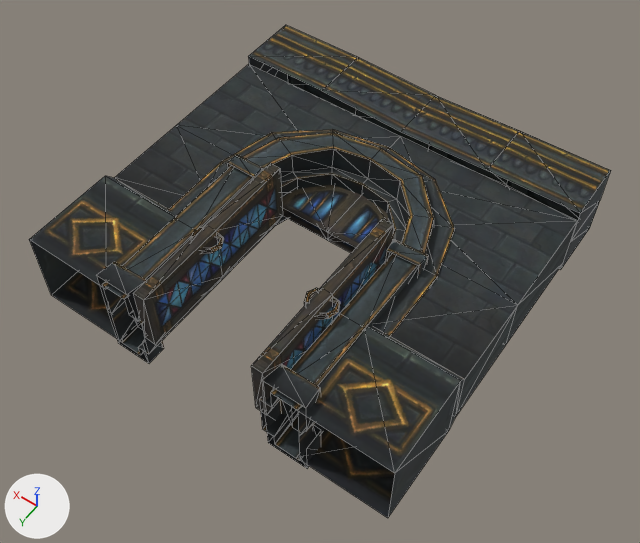
The OBJ model sceneobjs/tanxian_fuben_257/tanxian_fuben_257_men01_03.obj as it was, and as the next commit left it.
Rendered twice from a camera (50 mm lens) standing at (-240.0, 202.0, 495.0) and looking at (-8.0, -122.0, -14.0). Arrows for +X, +Y and +Z are at lower left; the lights stay in place. Mesh edges are drawn as thin lines. Where no turn or scale is listed for an object, it has been applied to the vertices. Vertices at the same position are counted once.

The first picture shows 'tanxian_fuben_257_men01_03'.
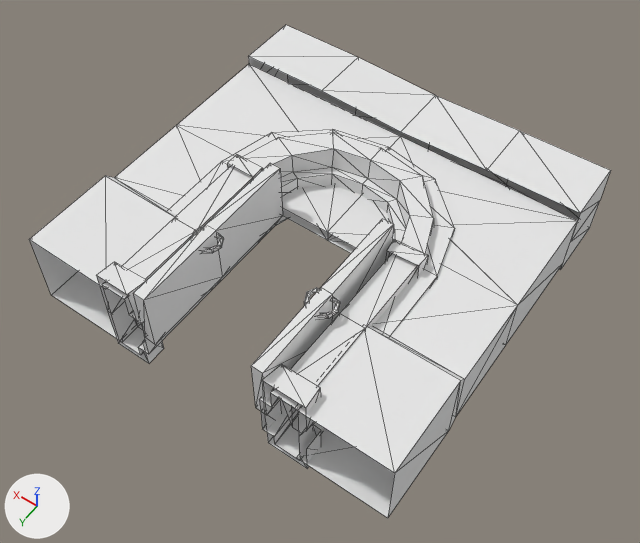
The change, as JSON lines over the scene's bpy script:
```json
{"op": "add", "block": "mat_material_3_1", "code": ["mat_material_3_1 = principled_material('material_3')", "mat_material_3_1.base_color = (0.8, 0.8, 0.8)  # white #e7e7e7", "mat_material_3_1.roughness = 1.0"]}
{"op": "add", "block": "mat_material_4_1", "code": ["mat_material_4_1 = principled_material('material_4')", "mat_material_4_1.base_color = (0.8, 0.8, 0.8)  # white #e7e7e7", "mat_material_4_1.roughness = 1.0"]}
{"op": "add", "block": "mat_material_2_1", "code": ["mat_material_2_1 = principled_material('material_2')", "mat_material_2_1.base_color = (0.8, 0.8, 0.8)  # white #e7e7e7", "mat_material_2_1.roughness = 1.0"]}
{"op": "add", "block": "mat_material_1_1", "code": ["mat_material_1_1 = principled_material('material_1')", "mat_material_1_1.base_color = (0.8, 0.8, 0.8)  # white #e7e7e7", "mat_material_1_1.roughness = 1.0"]}
{"block": "me_tanxian_fuben_257_men01_03", "where": "me_tanxian_fuben_257_men01_03.from_pydata(...)  # 439 vertices, 613 faces; spans x -147.0..148.0, y -291.0..0.0, z -40.0..49.0"}
{"block": "me_tanxian_fuben_257_men01_03", "where": "# used by ob_tanxian_fuben_257_men01_03; location = (0.0, 0.0, 0.0)"}
{"block": "me_tanxian_fuben_257_men01_03", "change": "me_tanxian_fuben_257_men01_03 part 1: all 31 faces that had it switch from mat_material_2 (picture img_tanxian_fuben_257_qiang_02_png) to mat_material_2_1 (white #e7e7e7)"}
{"block": "me_tanxian_fuben_257_men01_03", "change": "me_tanxian_fuben_257_men01_03 part 2: all 72 faces that had it switch from mat_material_3 (picture img_tanxian_fuben_257_qiang_01_png) to mat_material_3_1 (white #e7e7e7)"}
{"block": "me_tanxian_fuben_257_men01_03", "change": "me_tanxian_fuben_257_men01_03 part 3: all 360 faces that had it switch from mat_material_4 (picture img_tanxian_fuben_257_men01_2_png) to mat_material_4_1 (white #e7e7e7)"}
{"block": "me_tanxian_fuben_257_men01_03", "change": "me_tanxian_fuben_257_men01_03 part 4: all 150 faces that had it switch from mat_material_1 (picture img_tanxian_fuben_257_men01_1_png) to mat_material_1_1 (white #e7e7e7)"}
```

Pixel boxes [x1, y1, x2, y2] of what changed, in the pictures (640 x 543 px):
```json
{"part": 1, "of": "me_tanxian_fuben_257_men01_03", "change": "recoloured", "before": [114, 64, 577, 379], "after": [114, 64, 577, 379], "on screen": "black to white"}
{"part": 2, "of": "me_tanxian_fuben_257_men01_03", "change": "recoloured", "before": [29, 25, 611, 518], "after": [29, 25, 611, 518], "on screen": "black to white"}
{"part": 3, "of": "me_tanxian_fuben_257_men01_03", "change": "recoloured", "before": [96, 130, 455, 468], "after": [96, 130, 455, 468], "on screen": "grey to white"}
{"part": 4, "of": "me_tanxian_fuben_257_men01_03", "change": "recoloured", "before": [133, 163, 394, 415], "after": [133, 163, 394, 415]}
```
